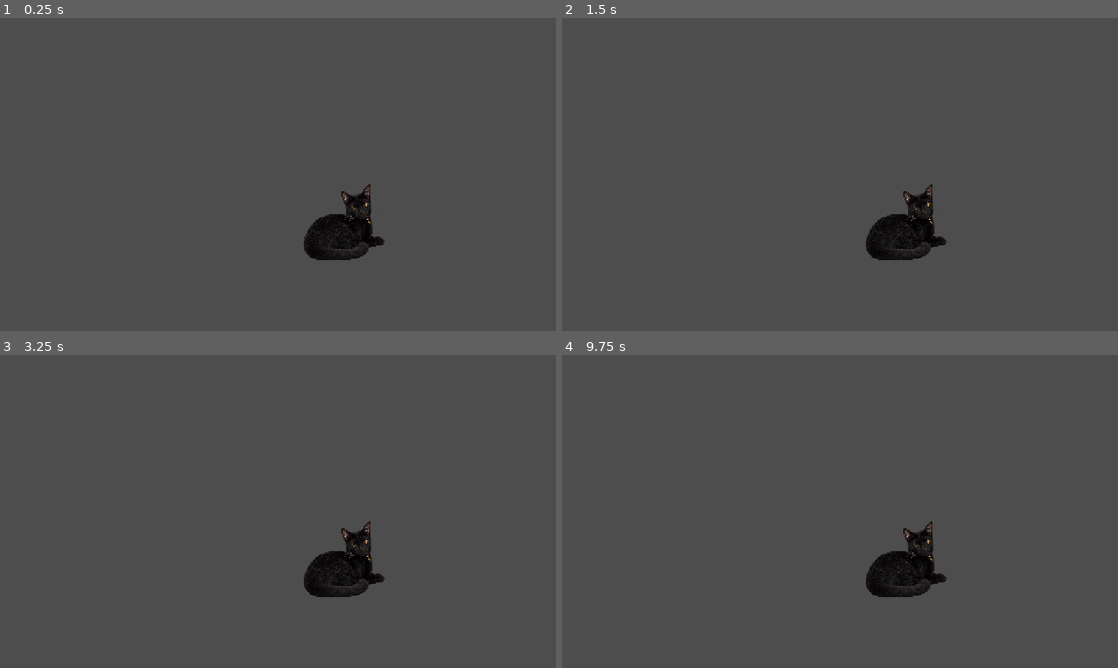
Above: before the commit, frames 1-4 (two rows, left to right).
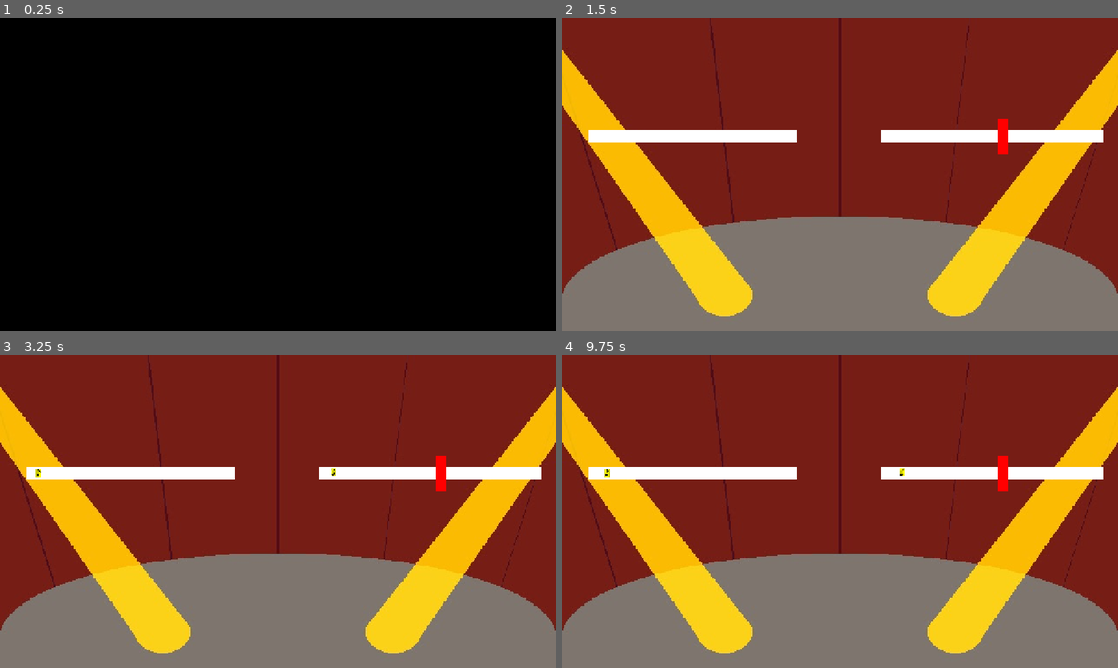
Above: after the commit, the same moments.

Repository: CAHSI-Game-Studios/CGS-project
Game: Godot game, scene res://games/gameB/scenes/GameBScene.tscn
Two runs of this game, one before a commit and one after it. Both use one fixed random seed, a clock stepped at 60 frames per second and the inputs below. This scene is started directly instead of the project's main scene. Sound files missing from this copy of the repository are replaced by a short silence.
Inputs (mouse positions are in pixels of both pictures, inside the frame that each line leads up to):
- Up to frame 1 (0.25 s): no input
- Up to frame 2 (1.5 s): click (662, 187) at 0.5 s, where only the run after the commit has a clickable "Easy"; click (662, 187) at 1.25 s, where only the run after the commit has a clickable "Easy"
- Up to frame 3 (3.25 s): click (266, 524) at 2 s, where only the run after the commit has a clickable "Medium"; click (422, 524) at 2.75 s, where only the run after the commit has a clickable "Hard"
- Up to frame 4 (9.75 s): tap Enter (ui_accept) at 3.5, 3.77, 4.25, 4.52, 5, 5.75, 6.02, 6.5, 6.77, 7.25, 7.52, 9.02 s; move the mouse to (962, 495) at 3.52 s; hold W (move_up) 3.53-4.28 s; tap D (d_note) at 3.6, 6.6, 9.6 s; click (962, 495) at 3.67 s; move the mouse to (728, 527) at 4.27 s; hold S (move_down) 4.28-5.03 s; tap J (j_note) at 4.35, 7.35 s; move the mouse to (895, 442) at 5.02 s; hold W (move_up) 5.03-6.53 s; tap K (k_note) at 5.1, 8.1 s; move the mouse to (812, 574) at 5.77 s; tap T (open_terminal) at 5.85, 8.85 s; click (812, 574) at 5.92 s; move the mouse to (1006, 558) at 6.52 s; hold A (move_left) 6.53-8.03 s; move the mouse to (673, 464) at 7.27 s; move the mouse to (867, 511) at 8.02 s; hold S (move_down) 8.03-8.78 s; click (867, 511) at 8.17 s; move the mouse to (756, 433) at 8.77 s; hold W (move_up) from 8.78 s (still down); move the mouse to (962, 495) at 9.52 s

The runs differ from the first frame. In frame 1, 99% of the frame differs, in the area x 0-100%, y 0-100%; in frame 2, 100%; in frame 3, 100%; in frame 4, 100%.
Error before the commit: Parse Error: Function "start_gameplay" has the same name as a previously declared function. (res://games/gameB/scripts/game_b_scene.gd:157)

Commit message:
fixed repeated function name bug

Diff:
--- a/src/games/gameB/scripts/game_b_scene.gd
+++ b/src/games/gameB/scripts/game_b_scene.gd
@@ -52,7 +52,7 @@
 	else:
 		music_player.stop()
 
-func start_gameplay() -> void:
+func begin_gameplay() -> void:
 	current_scene = gameplay_scene.instantiate()
 	current_scene.note_speed = note_speed
 	current_scene.frequency = note_frequency
@@ -143,7 +143,7 @@
 func _on_cutscene_finished() -> void:
 	current_scene.queue_free()
 	current_scene = null
-	start_gameplay()
+	begin_gameplay()
 func change_to_end_scene(state):
 	current_scene.queue_free()
 	current_scene = end_scene.instantiate()
@@ -154,6 +154,7 @@
 
 func player_choose_exit():
 	exit()
+
 func start_gameplay(selected_bpm: float) -> void:
 
 	current_scene.queue_free()
